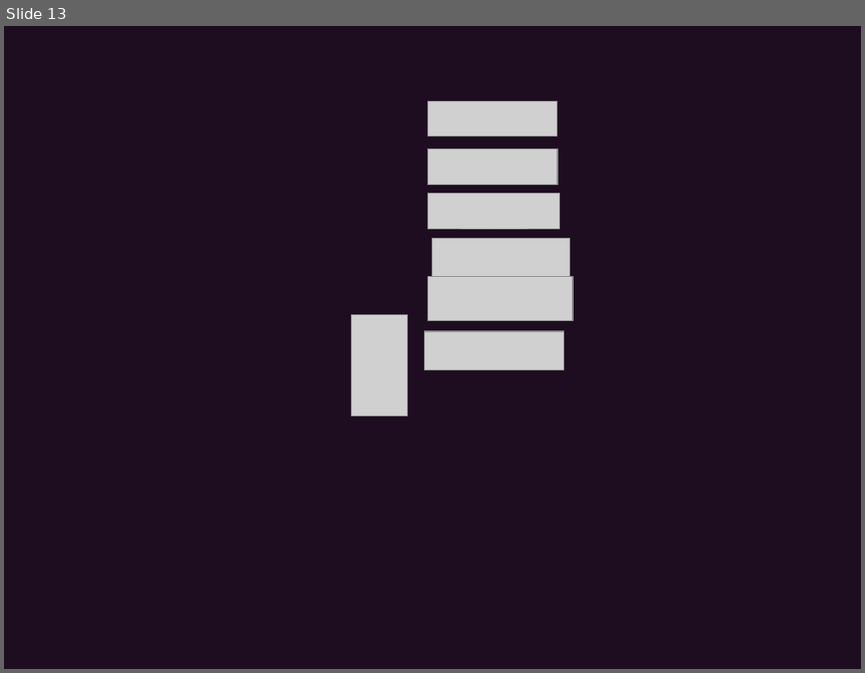
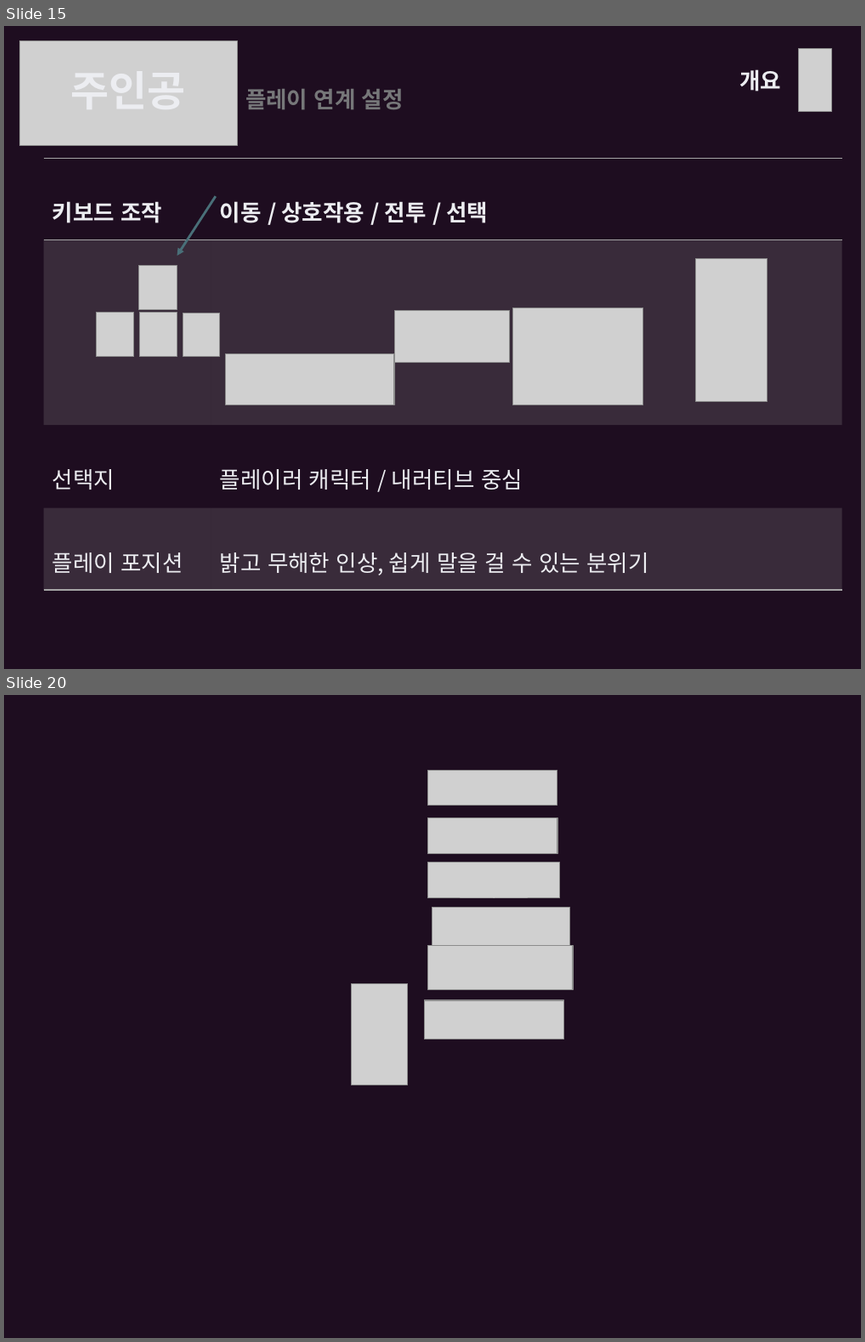
Before and after one commit to ysooj/Gihoek, a slide deck: reference_copying.pptx. Shown one above the other, each under a label of ours: slide 13 before the commit, slides 15 and 20 after it; the slides between them are not shown. The pictures are 865x673 and 865x1342 pixels, drawn with LibreOffice and Linux fonts; fonts in the diff are those of the drawing; grey boxes stand for pictures. Boxes give left, top, right and bottom in pixels: in the first picture for what was removed or moved away, otherwise in the second. Text is boxed around its words. In the diff, an @@ line names an element or a change of style, - is before the commit and + after.

Commit message:
(1.23) 주인공과 악당 캐릭터 시트

```diff
--- a/reference_copying.pptx
+++ b/reference_copying.pptx
@@ slide 15 added at <box>4,26,861,669</box>, background #1E0D20 @@
@@ picture added at <box>20,40,237,145</box> @@
@@ picture added at <box>798,48,832,112</box> @@
@@ text added at <box>740,69,782,91</box>, 19 pt, text #ECEDF1, bold @@
+개요
@@ text added at <box>245,89,404,110</box>, 19 pt, text #767779, bold @@
+플레이 연계 설정
@@ table added at <box>43,158,841,590</box>, 4 rows, 2 columns @@
+키보드 조작 | 이동 / 상호작용 / 전투 / 선택
+ | 
+선택지 | 플레이러 캐릭터 / 내러티브 중심
+플레이 포지션 | 밝고 무해한 인상, 쉽게 말을 걸 수 있는 분위기
@@ arrow added from (216, 197) to (177, 256), #496F78 2 pt @@
@@ picture added at <box>695,258,766,402</box> @@
@@ group added at <box>97,265,220,357</box>: 4 pictures @@
@@ picture added at <box>394,311,510,362</box> @@
@@ picture added at <box>513,308,643,405</box> @@
@@ picture added at <box>226,354,395,405</box> @@
@@ what was slide 13 is now slide 20 @@
```
Also in this commit, not shown: 2 slides changed, 6 other slides added, 36 other files.
